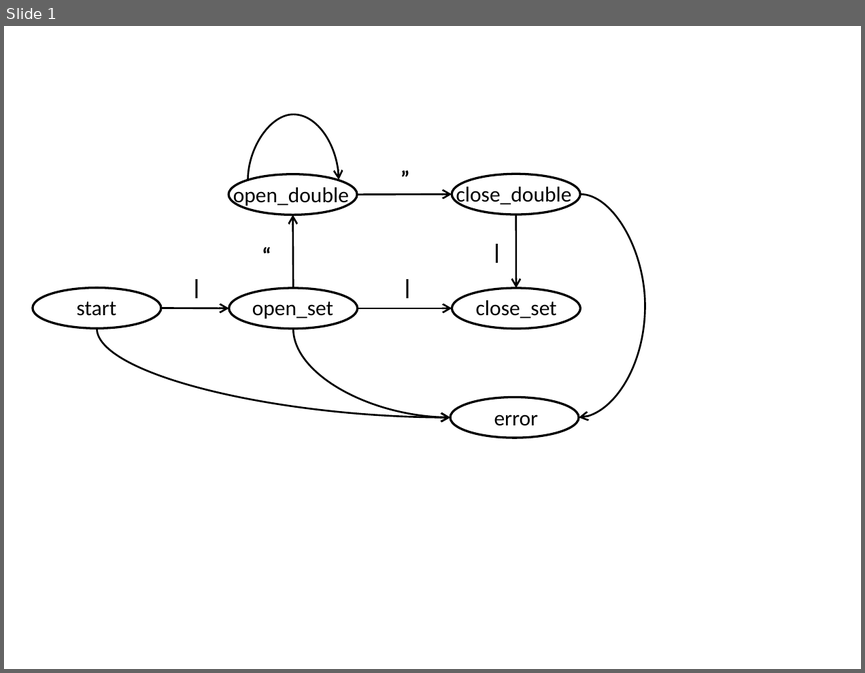
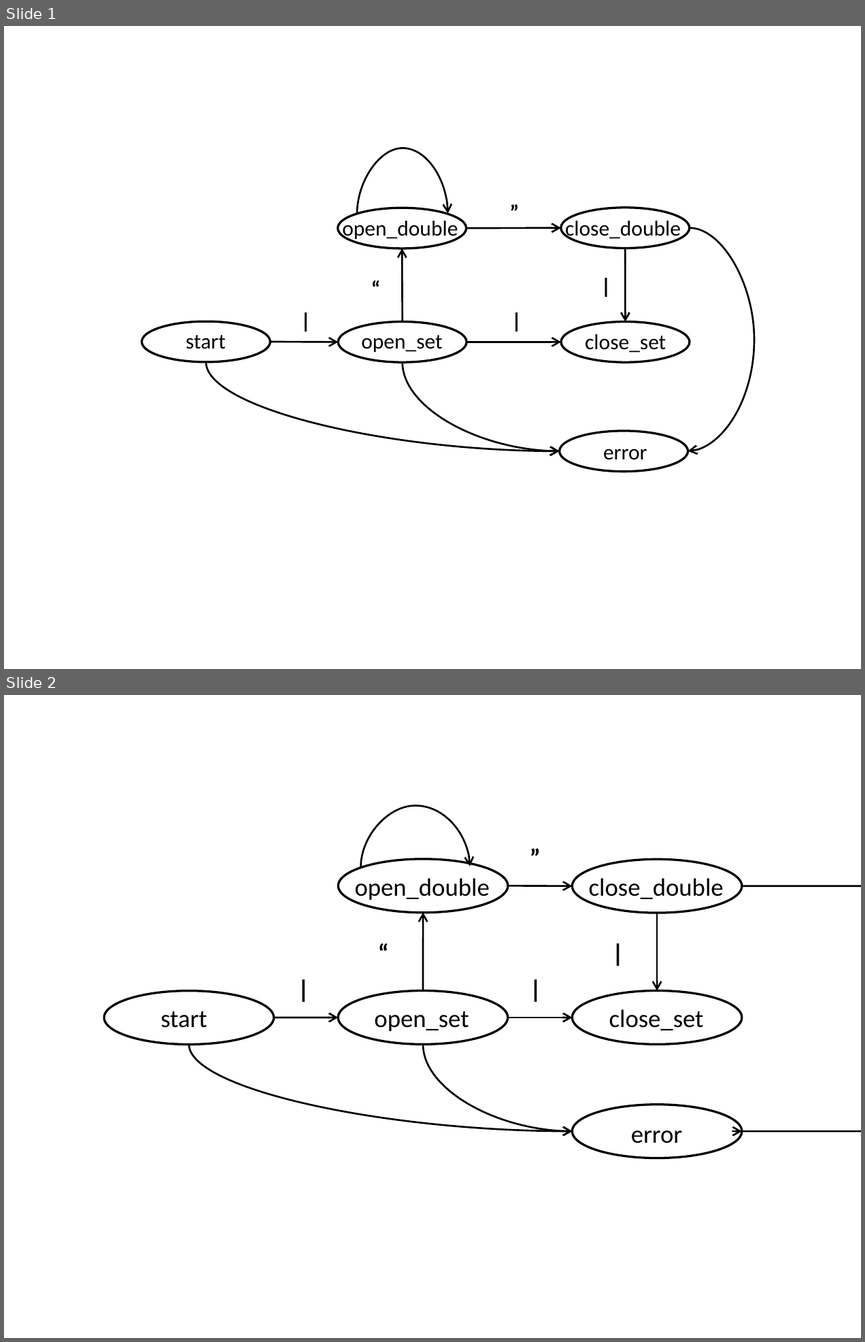
Before and after one commit to songlh/feast-2019, a slide deck: figure/cgc-fsm.pptx. Shown one above the other, each under a label of ours: slide 1 before the commit, slides 1 and 2 after it. The pictures are 865x673 and 865x1342 pixels, drawn with LibreOffice and Linux fonts; fonts in the diff are those of the drawing. Boxes give left, top, right and bottom in pixels: in the first picture for what was removed or moved away, otherwise in the second. Text is boxed around its words. In the diff, an @@ line names an element or a change of style, - is before the commit and + after.

```diff
--- a/figure/cgc-fsm.pptx
+++ b/figure/cgc-fsm.pptx
@@ slide 2 added at box(4, 695, 861, 1338), background #FFFFFF @@
@@ curved arrow added from (361, 867) to (470, 866), #000000 2 pt @@
@@ text added at box(524, 838, 547, 875), 28 pt, text #000000, bold @@
+”
@@ ellipse added at box(339, 859, 508, 912), outline #000000 2.5 pt @@
@@ text added at box(355, 878, 490, 902), 28 pt, text #000000 @@
+open_double
@@ ellipse added at box(572, 859, 742, 912), outline #000000 2.5 pt @@
@@ text added at box(589, 878, 723, 902), 28 pt, text #000000 @@
+close_double
@@ arrow added from (508, 886) to (572, 886), #000000 2 pt @@
@@ curved arrow added from (742, 886) to (742, 1131), #000000 2 pt @@
@@ arrow added from (423, 991) to (423, 912), #000000 2 pt @@
@@ arrow added from (657, 913) to (657, 991), #000000 2 pt @@
@@ text added at box(372, 934, 396, 971), 28 pt, text #000000, bold @@
+“
@@ text added at box(606, 934, 631, 971), 28 pt, text #000000, bold @@
+|
@@ text added at box(292, 970, 316, 1006), 28 pt, text #000000, bold @@
+|
@@ text added at box(524, 970, 549, 1006), 28 pt, text #000000, bold @@
+|
@@ ellipse added at box(104, 991, 274, 1044), outline #000000 2.5 pt @@
@@ ellipse added at box(339, 991, 508, 1044), outline #000000 2.5 pt @@
@@ ellipse added at box(572, 991, 742, 1044), outline #000000 2.5 pt @@
@@ text added at box(160, 1011, 207, 1028), 28 pt, text #000000 @@
+start
@@ arrow added from (274, 1018) to (339, 1018), #000000 2 pt @@
@@ text added at box(374, 1011, 468, 1031), 28 pt, text #000000 @@
+open_set
@@ arrow added from (508, 1018) to (572, 1018), #000000 2 pt @@
@@ text added at box(609, 1009, 704, 1030), 28 pt, text #000000 @@
+close_set
@@ curved arrow added from (189, 1044) to (572, 1131), #000000 2 pt @@
@@ curved arrow added from (423, 1044) to (572, 1131), #000000 2 pt @@
@@ ellipse added at box(572, 1104, 742, 1158), outline #000000 2.5 pt @@
@@ text added at box(631, 1130, 682, 1143), 28 pt, text #000000 @@
+error
@@ slide 1 changed as well @@
@@ 11 texts, 6 ellipses, 5 arrows, 4 curved arrows: place and size @@
-11 texts, 6 ellipses, 5 arrows, 4 curved arrows at box(33, 114, 645, 437)
+11 texts, 6 ellipses, 5 arrows, 4 curved arrows at box(141, 148, 755, 471)
```
Also in this commit, not shown: 17 other files.
